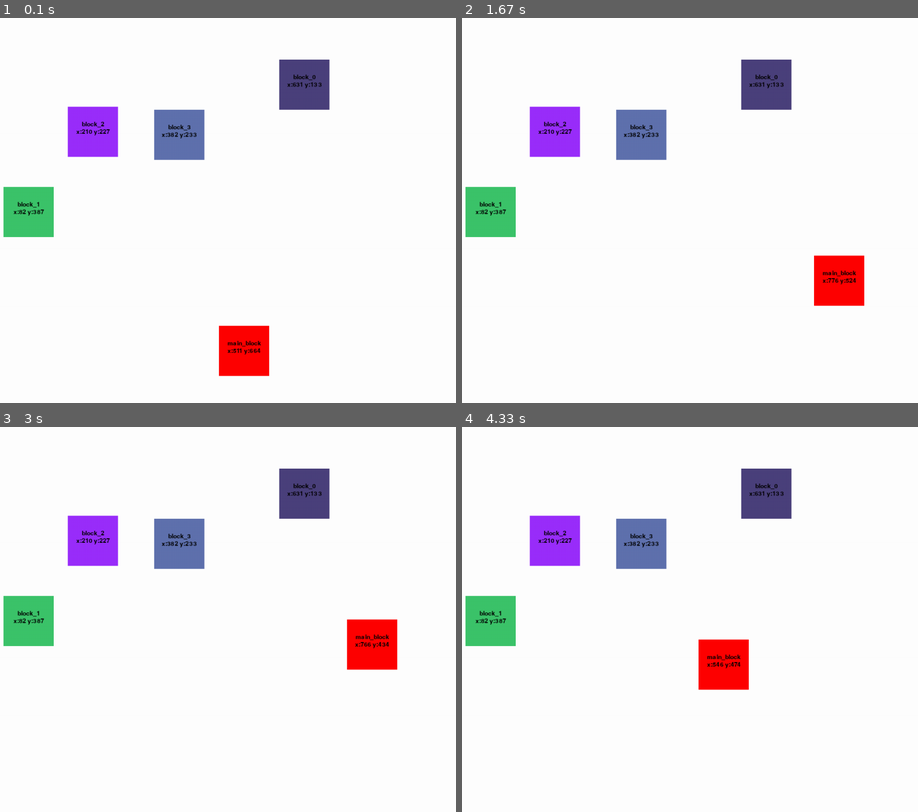
Above: before the commit, frames 1-4 (two rows, left to right).
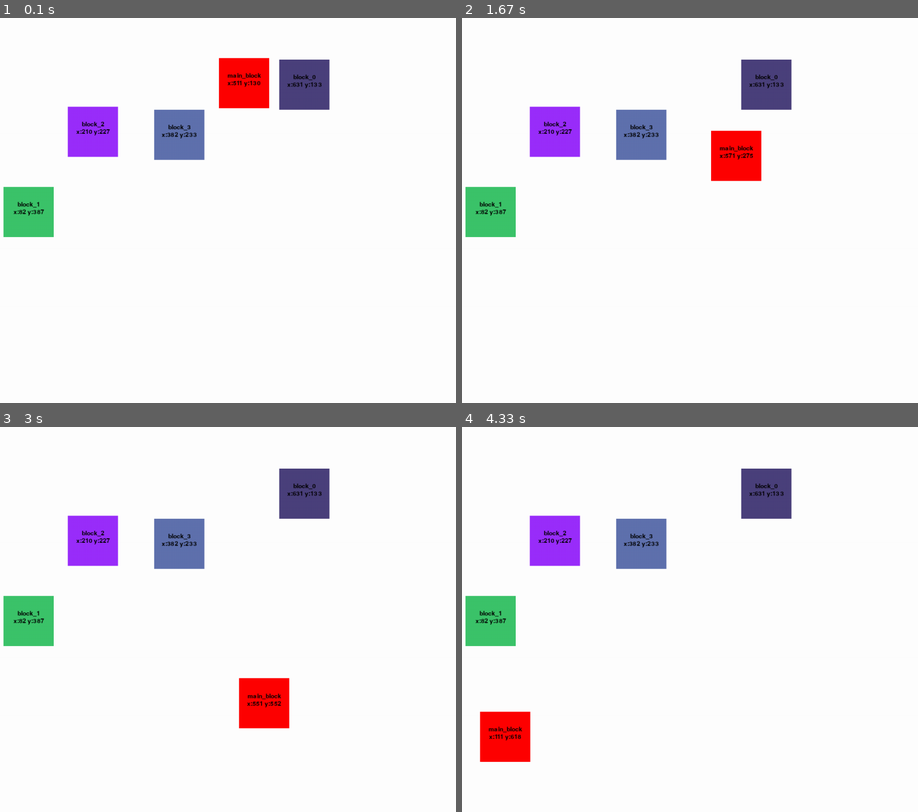
Above: after the commit, the same moments.

Repository: esserafael/python-learning-stuff
Game: pygame game, started from PyGame/collision.py
Two runs of this game, one before a commit and one after it. Both use one fixed random seed, a clock stepped at 60 frames per second and the inputs below.
Inputs:
- Up to frame 1 (0.1 s): no input
- Up to frame 2 (1.67 s): hold W 0.33-0.8 s; hold Right 0.33-0.8 s; tap A at 0.83 s; hold Right 1.17-1.63 s
- Up to frame 3 (3 s): hold Up 1.67-1.97 s; hold Right 2-2.47 s; hold Left from 2.5 s (still down)
- Up to frame 4 (4.33 s): release Left at 3.03 s; hold A 3.07-3.37 s; hold Down 3.07-3.37 s; hold Left 3.73-4.13 s; hold Up from 4.17 s (still down)

The runs differ from the first frame. In frame 1, 2.9% of the frame differs, in the area x 47-60%, y 10-94%; in frame 2, 2.9%; in frame 3, 2.9%, in the area x 52-88%, y 49-79%; in frame 4, 2.9%.

Commit message:
Some very basic gravity

Diff:
--- a/PyGame/collision.py
+++ b/PyGame/collision.py
@@ -68,11 +68,14 @@
     main_form_x_change = 0
     main_form_y_change = 0
 
+    accel_px = 0
+    is_free_falling = True
+
     total_other_forms = 4
 
     main_block = FormData(
         "main_block",
-        FormDataPosition(round((CONFIG.DISPLAY_WIDTH * 0.45)), round((CONFIG.DISPLAY_HEIGHT * 0.8))),
+        FormDataPosition(round((CONFIG.DISPLAY_WIDTH * 0.45)), round((CONFIG.DISPLAY_HEIGHT * 0.1))),
         FormDataSize(CONFIG.SIZE_WIDTH, CONFIG.SIZE_HEIGHT),
         FormDataPosition(0, 0),
         red)
@@ -103,6 +106,7 @@
                 elif event.key == pygame.K_DOWN or event.key == pygame.K_s:
                     main_form_y_change = CONFIG.MOVE_SPEED
             if event.type == pygame.KEYUP:
+                is_free_falling = True
                 if event.key == pygame.K_LEFT or event.key == pygame.K_RIGHT or event.key == pygame.K_a or event.key == pygame.K_d:
                     main_form_x_change = 0
                 elif event.key == pygame.K_UP or event.key == pygame.K_DOWN or event.key == pygame.K_w or event.key == pygame.K_s:
@@ -112,6 +116,9 @@
 
         gameDisplay.fill(white)
 
+        if CONFIG.GRAVITY_ON and is_free_falling:
+            main_form_y_change += CONFIG.GRAVITY_ACCEL / CONFIG.CLOCK_TICKS
+
         main_block.posbef = main_block.pos
         main_block.pos = FormDataPosition(main_block.pos.x + main_form_x_change, main_block.pos.y + main_form_y_change)
 
@@ -126,6 +133,7 @@
 
         if main_block.pos.y > display_y_boundary:
             main_block.pos.y = display_y_boundary
+            is_free_falling = False
         elif main_block.pos.y < 0:
             main_block.pos.y = 0
         #"""
@@ -137,7 +145,7 @@
             for form in other_forms:
                 form.center = FormDataPosition(round(form.pos.x + form.size.width / 2), round(form.pos.y + form.size.height / 2))
                 form.centersum = form.center.x + form.center.y
-                draw_block(form)
+
                 # southeast
                 if (main_block.pos.x >= form.pos.x and
                     main_block.pos.x <= form.pos.x + form.size.width -1 and
@@ -171,15 +179,15 @@
                     main_block.pos.y + main_block.size.height >= form.pos.y +1 and
                     main_block.pos.y <= form.pos.y):
 
-                    print(main_block.pos.y)
-                    print(form.pos.y +1)
+                    print("Opa")
 
                     if main_block.posbef.x >= form.pos.x + form.size.width:
-                        #print("Opax")
+                        print("Opax")
                         main_block.pos.x = form.pos.x + form.size.width
-                    elif main_block.posbef.y + main_block.size.height <= form.pos.y:
-                        #print("Opay")
+                    elif main_block.posbef.y + main_block.size.height <= form.pos.y + main_form_y_change + 1:
+                        print("Opay")
                         main_block.pos.y = form.pos.y - main_block.size.height
+                        is_free_falling = False
 
                 # northwest
                 if (main_block.pos.x <= form.pos.x and
@@ -187,12 +195,17 @@
                     main_block.pos.y + main_block.size.height >= form.pos.y +1 and
                     main_block.pos.y <= form.pos.y):
 
+                    print("Opa")
+
                     if main_block.posbef.x + main_block.size.width <= form.pos.x:
-                        #print("Opax")
+                        print("Opax")
                         main_block.pos.x = form.pos.x - form.size.width
-                    elif main_block.posbef.y + main_block.size.height <= form.pos.y:
-                        #print("Opay")
+                    elif main_block.posbef.y + main_block.size.height <= form.pos.y + main_form_y_change + 1:
+                        print("Opay")
                         main_block.pos.y = form.pos.y - main_block.size.height
+                        is_free_falling = False
+
+                draw_block(form)
 
 
         print("--")
--- a/PyGame/collision_config.py
+++ b/PyGame/collision_config.py
@@ -9,9 +9,14 @@
 
     CLOCK_TICKS = 60
 
+    """General Enviroment"""
+
+    GRAVITY_ON = True
+    GRAVITY_ACCEL = 9.8
+
     """Main Object/Form"""
 
-    MOVE_SPEED = 5
+    MOVE_SPEED = 10
 
     """Forms"""
 
